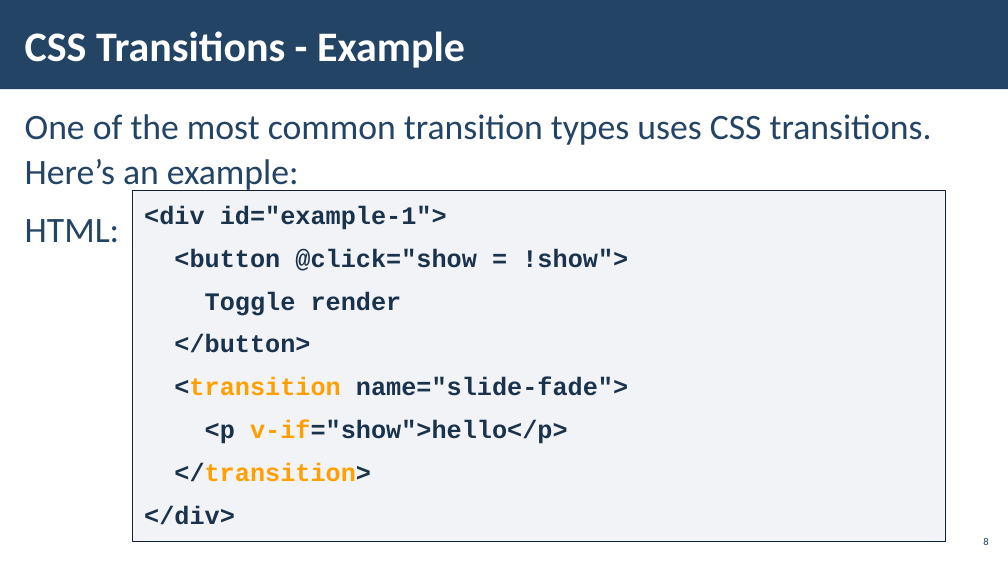
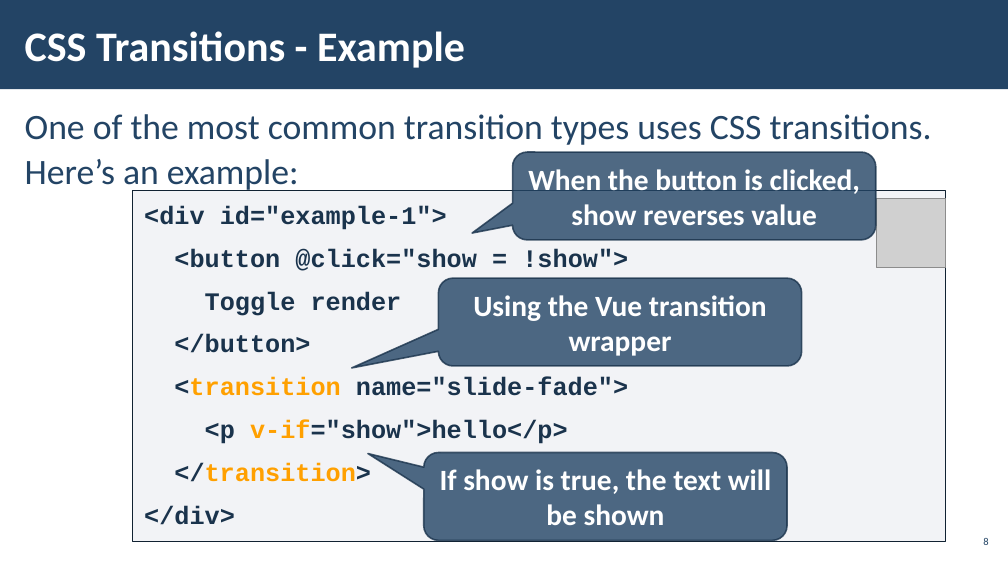
Before and after one commit to Vue-Course-Plans/Vue-Lectures, a slide deck: slide 8 of Vue-Animations/Vue-Animations.pptx. Drawn at 1008x567 pixels with LibreOffice and Linux fonts; fonts in the diff are those of the drawing; grey boxes stand for pictures; background and template pictures are left out. Boxes give left, top, right and bottom in pixels: in the first picture for what was removed or moved away, otherwise in the second. Text is boxed around its words. In the diff, an @@ line names an element or a change of style, - is before the commit and + after.

Commit message:
presentation v1.1

```diff
--- a/Vue-Animations/Vue-Animations.pptx
+++ b/Vue-Animations/Vue-Animations.pptx
@@ rounded speech box added at <box>513,152,876,240</box>, fill #234465 at 80% opacity, outline #1A334C 1.5 pt, 28 pt, text #FFFFFF, bold @@
+When the button is clicked, show reverses value
@@ picture added at <box>876,199,945,268</box> @@
@@ text at <box>25,219,120,243</box>: paragraph removed @@
-HTML:
@@ rounded speech box added at <box>439,278,802,366</box>, fill #234465 at 80% opacity, outline #1A334C 1.5 pt, 28 pt, text #FFFFFF, bold @@
+Using the Vue transition wrapper
@@ rounded speech box added at <box>423,453,786,541</box>, fill #234465 at 80% opacity, outline #1A334C 1.5 pt, 28 pt, text #FFFFFF, bold @@
+If show is true, the text will be shown
```
Also in this commit, not shown: 17 other slides changed, 2 slides removed.
